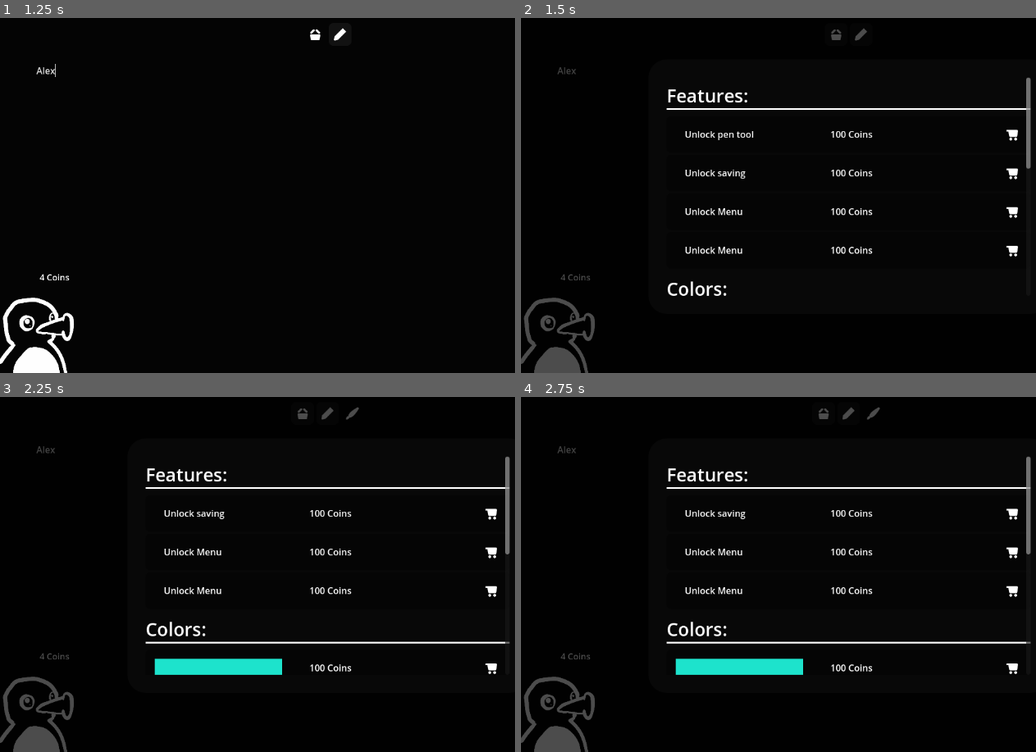
Above: before the commit, frames 1-4 (two rows, left to right).
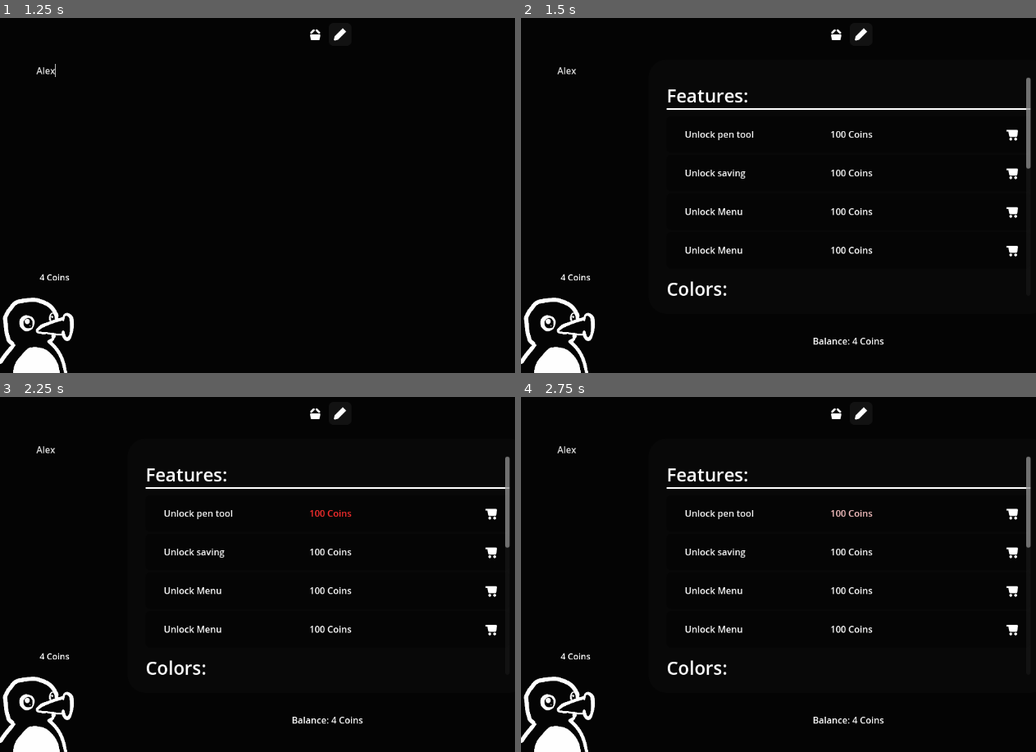
Above: after the commit, the same moments.

Repository: Username4D/nootnotes
Game: Godot game, scene res://scenes/view.tscn
The game is run twice, just before and just after one commit, with the same random seed, the same clock (stepped at 60 frames per second) and the same inputs.
Inputs (mouse positions are in pixels of both pictures, inside the frame that each line leads up to):
- Up to frame 1 (1.25 s): click (329, 206) at 0.52 s; type "Alex" at 0.6 s
- Up to frame 2 (1.5 s): click (835, 35) at 1.25 s
- Up to frame 3 (2.25 s): click (489, 514) at 2.02 s
- Up to frame 4 (2.75 s): no input

Frame 1 is identical in both runs. In frame 2, 1.6% of the frame differs, in the area x 0-71%, y 2-100%; in frame 3, 4.1%, in the area x 0-100%, y 2-100%; in frame 4, 4.1%.

Commit message:
added actual buying with coins and a warning to the shop, minor bugfixes to color bar

Diff:
--- a/Scripts/color_bar.gd
+++ b/Scripts/color_bar.gd
@@ -23,10 +23,13 @@
 		self.visible = false
 
 func refresh():
+	print("refresh")
 	for i in $HBoxContainer.get_children():
 		i.queue_free()
 	for i in PurchaseManager.bought_colors:
 		var new = color_button_scene.instantiate()
 		new.color = i
 		new.name = var_to_str(i)
+		new.toggle_mode = true
+		new.pressed.connect(press.bind(new))
 		$HBoxContainer.add_child(new)
--- a/Scripts/panel.gd
+++ b/Scripts/panel.gd
@@ -24,10 +24,26 @@
 
 
 func _on_button_pressed() -> void:
-	if is_color:
-		PurchaseManager.bought_colors.append(color)
-		PurchaseManager.reload_colors.emit()
+	if UiHandler.coins >= price:
+		if is_color:
+			PurchaseManager.bought_colors.append(color)
+			PurchaseManager.reload_colors.emit()
+		else:
+			PurchaseManager.bought_features.append(self.name)
+			PurchaseManager.reload_navbar.emit()
+		UiHandler.coins -= price
 	else:
-		PurchaseManager.bought_features.append(self.name)
-		PurchaseManager.reload_navbar.emit()
+		$price.modulate.g = 0
+		$price.modulate.b = 0
+		warn()
 	refresh()
+
+func warn():
+	await get_tree().create_timer(0.01).timeout
+	if $price.modulate.g < 1:
+		$price.modulate.g += 0.02
+		$price.modulate.b += 0.02
+		warn()
+	else:
+		$price.modulate.g = 1
+		$price.modulate.b = 1
--- /dev/null
+++ b/Scripts/shop.gd
@@ -0,0 +1,4 @@
+extends Control
+
+func _process(delta: float) -> void:
+	$coins.text = "Balance: " + var_to_str(UiHandler.coins) + " Coins"
--- a/Scripts/ui_handler.gd
+++ b/Scripts/ui_handler.gd
@@ -2,5 +2,5 @@
 
 var mode = "type"
 signal mode_update
-var color = Color(Color.WHEAT)
+var color = Color(Color.TRANSPARENT)
 var coins = 0
--- a/scenes/navbar.tscn
+++ b/scenes/navbar.tscn
@@ -45,21 +45,25 @@
 [node name="share" parent="." instance=ExtResource("1_c2531")]
 custom_minimum_size = Vector2(40, 40)
 layout_mode = 2
+toggle_mode = false
 icon = SubResource("AtlasTexture_c3nad")
 
 [node name="exit" parent="." instance=ExtResource("1_c2531")]
 custom_minimum_size = Vector2(40, 40)
 layout_mode = 2
+toggle_mode = false
 icon = SubResource("AtlasTexture_aa4wl")
 
 [node name="shop" parent="." instance=ExtResource("1_c2531")]
 custom_minimum_size = Vector2(40, 40)
 layout_mode = 2
+toggle_mode = false
 icon = SubResource("AtlasTexture_ffrot")
 
 [node name="save" parent="." instance=ExtResource("1_c2531")]
 custom_minimum_size = Vector2(40, 40)
 layout_mode = 2
+toggle_mode = false
 icon = SubResource("AtlasTexture_8r8lr")
 
 [node name="type" parent="." instance=ExtResource("1_c2531")]
--- a/scenes/shop.tscn
+++ b/scenes/shop.tscn
@@ -1,5 +1,6 @@
-[gd_scene load_steps=4 format=3 uid="uid://525p4capas6n"]
+[gd_scene load_steps=5 format=3 uid="uid://525p4capas6n"]
 
+[ext_resource type="Script" uid="uid://b55b8ykyrn2jv" path="res://Scripts/shop.gd" id="1_1l46r"]
 [ext_resource type="PackedScene" uid="uid://dthvf2ndib18c" path="res://scenes/product_category.tscn" id="1_lx5au"]
 [ext_resource type="PackedScene" uid="uid://bryds5p3uud8d" path="res://scenes/panel.tscn" id="2_xfvoa"]
 
@@ -17,12 +18,7 @@
 anchor_bottom = 1.0
 grow_horizontal = 2
 grow_vertical = 2
-
-[node name="ColorRect" type="ColorRect" parent="."]
-layout_mode = 0
-offset_right = 1152.0
-offset_bottom = 672.0
-color = Color(0, 0, 0, 0.701961)
+script = ExtResource("1_1l46r")
 
 [node name="Panel" type="Panel" parent="."]
 layout_mode = 0
@@ -113,3 +109,12 @@
 is_color = true
 product_name = "Unlock Menu"
 color = Color(0.539218, 0.808748, 0.990923, 1)
+
+[node name="coins" type="Label" parent="."]
+layout_mode = 0
+offset_top = 576.0
+offset_right = 1152.0
+offset_bottom = 608.0
+text = "Balance: 1 Coins"
+horizontal_alignment = 1
+vertical_alignment = 1
--- a/scenes/view.tscn
+++ b/scenes/view.tscn
@@ -1,7 +1,7 @@
 [gd_scene load_steps=18 format=3 uid="uid://cuiu1dc13ohg5"]
 
 [ext_resource type="PackedScene" uid="uid://bulxy2b3s2r43" path="res://scenes/navbar.tscn" id="1_05um8"]
-[ext_resource type="Script" uid="uid://c0cr1nmsgena0" path="res://scenes/view.gd" id="1_k6ewd"]
+[ext_resource type="Script" uid="uid://c0cr1nmsgena0" path="res://Scripts/view.gd" id="1_k6ewd"]
 [ext_resource type="PackedScene" uid="uid://tv7mkv6amtfn" path="res://scenes/text_box.tscn" id="2_56gac"]
 [ext_resource type="PackedScene" uid="uid://co82q7mh2whxe" path="res://scenes/color_bar.tscn" id="3_oodm0"]
 [ext_resource type="Script" uid="uid://dr8snksqm0kau" path="res://Scripts/drawing_area.gd" id="4_l8ii4"]
@@ -110,14 +110,6 @@
 action_mode = 0
 script = ExtResource("4_l8ii4")
 
-[node name="color_bar" parent="." instance=ExtResource("3_oodm0")]
-visible = false
-layout_mode = 0
-offset_left = 0.0
-offset_top = 544.0
-offset_right = 1152.0
-offset_bottom = 639.99
-
 [node name="noot" type="AnimatedSprite2D" parent="."]
 position = Vector2(96, 554.7)
 scale = Vector2(0.375, 0.375)
@@ -139,5 +131,13 @@
 z_index = 2
 layout_mode = 1
 
+[node name="color_bar" parent="." instance=ExtResource("3_oodm0")]
+visible = false
+layout_mode = 0
+offset_left = 0.0
+offset_top = 544.0
+offset_right = 1152.0
+offset_bottom = 639.99
+
 [connection signal="button_up" from="drawing_area" to="drawing_area" method="_on_button_up"]
 [connection signal="pressed" from="drawing_area" to="drawing_area" method="_on_pressed"]
Not shown, added: Scripts/shop.gd.uid
Renamed: scenes/view.gd -> Scripts/view.gd
Renamed: scenes/view.gd.uid -> Scripts/view.gd.uid
